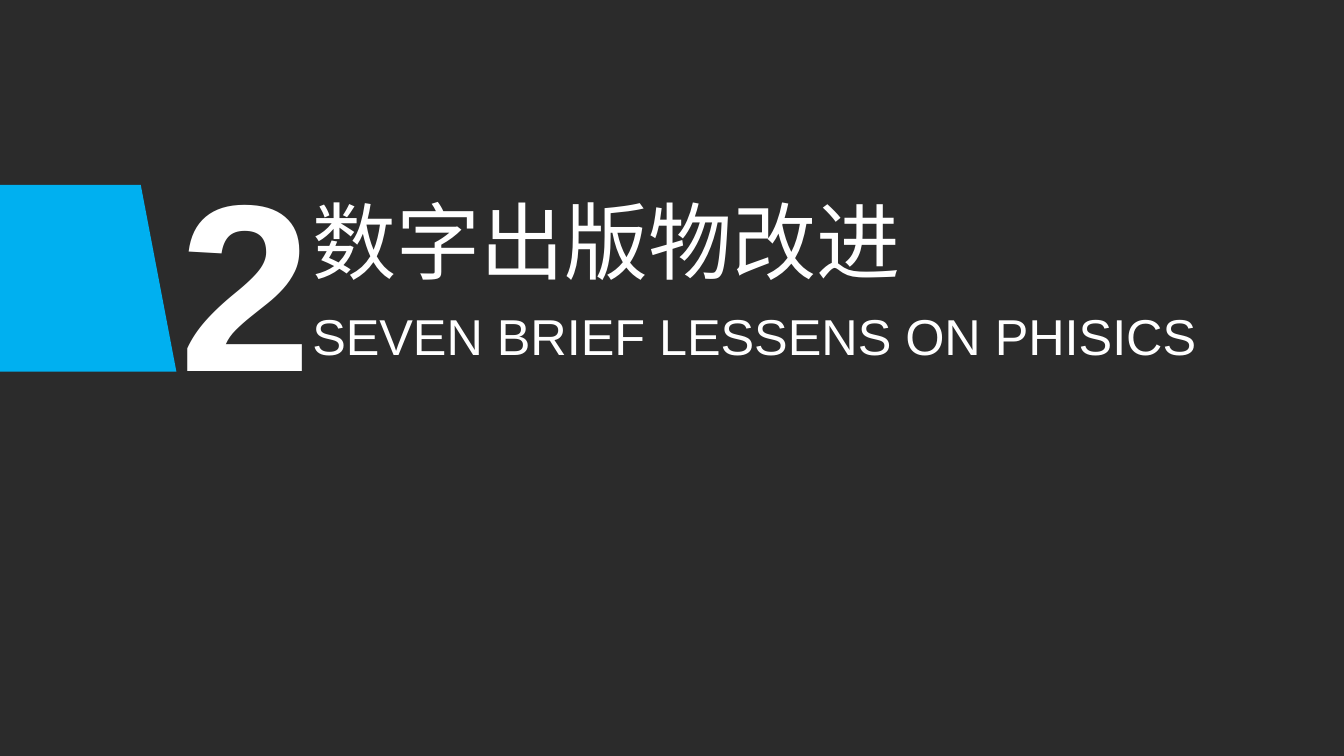
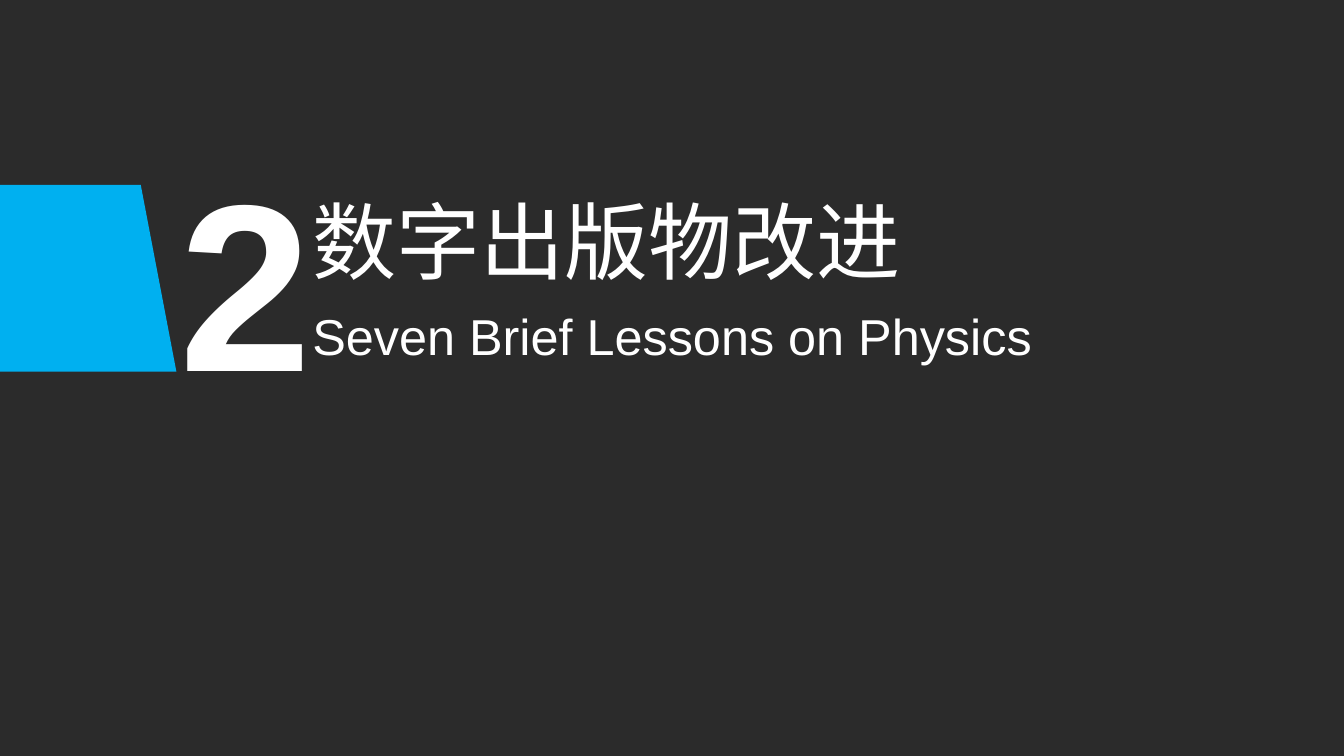
Before and after one commit to tojiang/cyxk, a slide deck: slide 4 of TeamReportSlides/Group-2/第2组-小组报告-第10周_20171127.pptx. Drawn at 1344x756 pixels with LibreOffice and Linux fonts; fonts in the diff are those of the drawing; background and template pictures are left out; a plain dark background stands for a picture behind light text. Boxes give left, top, right and bottom in pixels: in the first picture for what was removed or moved away, otherwise in the second. Text is boxed around its words. In the diff, an @@ line names an element or a change of style, - is before the commit and + after.

```diff
--- a/TeamReportSlides/Group-2/第2组-小组报告-第10周_20171127.pptx
+++ b/TeamReportSlides/Group-2/第2组-小组报告-第10周_20171127.pptx
@@ text at (312, 318, 1032, 365): text changed @@
-SEVEN BRIEF LESSENS ON PHISICS
+Seven Brief Lessons on Physics
```
Also in this commit, not shown: 1 other slide changed.
